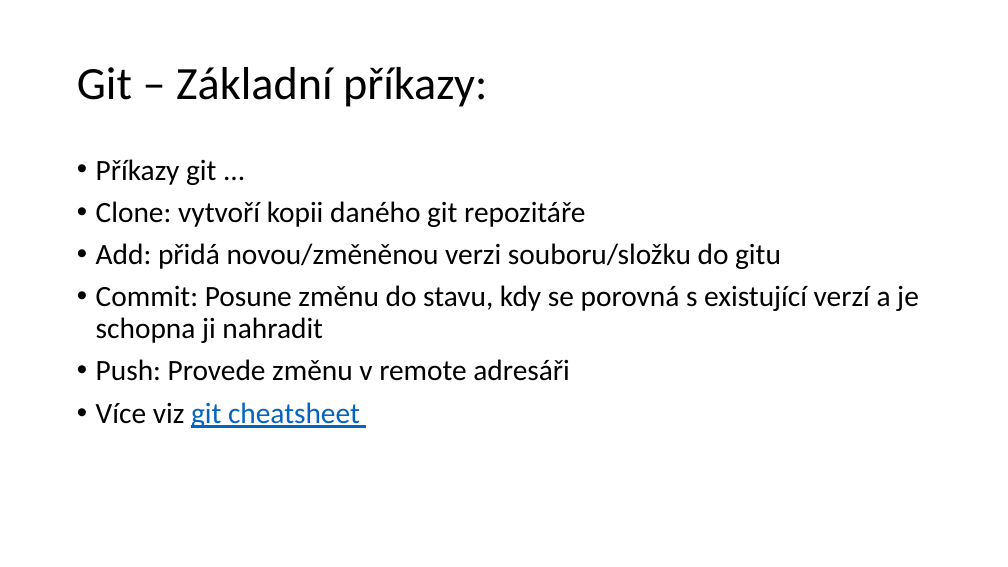
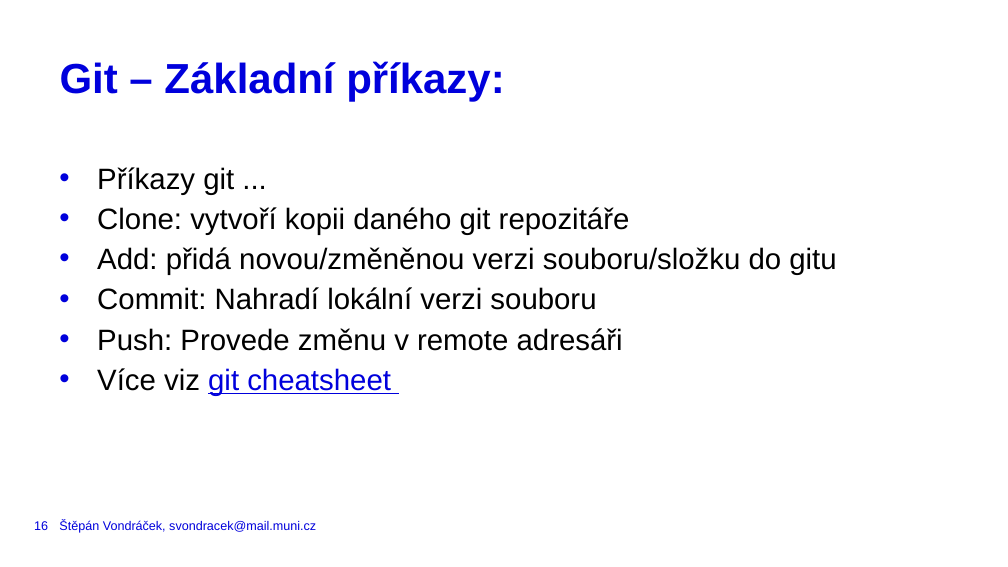
Before and after one commit to VondracekS/ESF_Workshop_BestCodingPractices, a slide deck: slide 16 of BCP_Workshop.pptx (slide 19 before the commit). Drawn at 1008x567 pixels with LibreOffice and Linux fonts; fonts in the diff are those of the drawing. Boxes give left, top, right and bottom in pixels: in the first picture for what was removed or moved away, otherwise in the second. Text is boxed around its words. In the diff, an @@ line names an element or a change of style, - is before the commit and + after.

Commit message:
moving presentation to MUNI template§

```diff
--- a/BCP_Workshop.pptx
+++ b/BCP_Workshop.pptx
@@ title "Git – Základní příkazy:" moved from (x1=77, y1=67, x2=487, y2=107) to (x1=60, y1=61, x2=505, y2=101) @@
@@ title "Git – Základní příkazy:" at (x1=60, y1=61, x2=505, y2=101): size 44 to 40 pt, font Calibri to Arial, text colour #000000 to #0000DC, bold on; line spacing 0.9 to 40pt; vertical alignment middle to top @@
@@ text "Příkazy git ..." moved from (x1=96, y1=159, x2=919, y2=428) to (x1=97, y1=167, x2=836, y2=396) @@
@@ text at (x1=97, y1=167, x2=836, y2=396): font Calibri to Arial in "Příkazy git ...", "Clone: vytvoří kopii daného git repozitáře", "Add: přidá novou/změněnou verzi souboru/složku do gitu", "Push: Provede změnu v remote adresáři" and 1 more places; text colour #0563C1 to #0000DC in "git cheatsheet"; indent changed; line spacing 0.9 to 1.14; less space between paragraphs @@
@@ text at (x1=97, y1=287, x2=596, y2=310): text changed; font Calibri to Arial @@
-• Commit: Posune změnu do stavu, kdy se porovná s existující verzí a je schopna ji nahradit
+• Commit: Nahradí lokální verzi souboru
@@ page number added at (x1=34, y1=521, x2=48, y2=530), 12 pt, text #0000DC @@
+16
@@ text added at (x1=59, y1=520, x2=316, y2=533), 12 pt, text #0000DC @@
+Štěpán Vondráček, svondracek@mail.muni.cz
```
Also in this commit, not shown: 12 other slides changed, 6 slides added, 8 slides removed.
